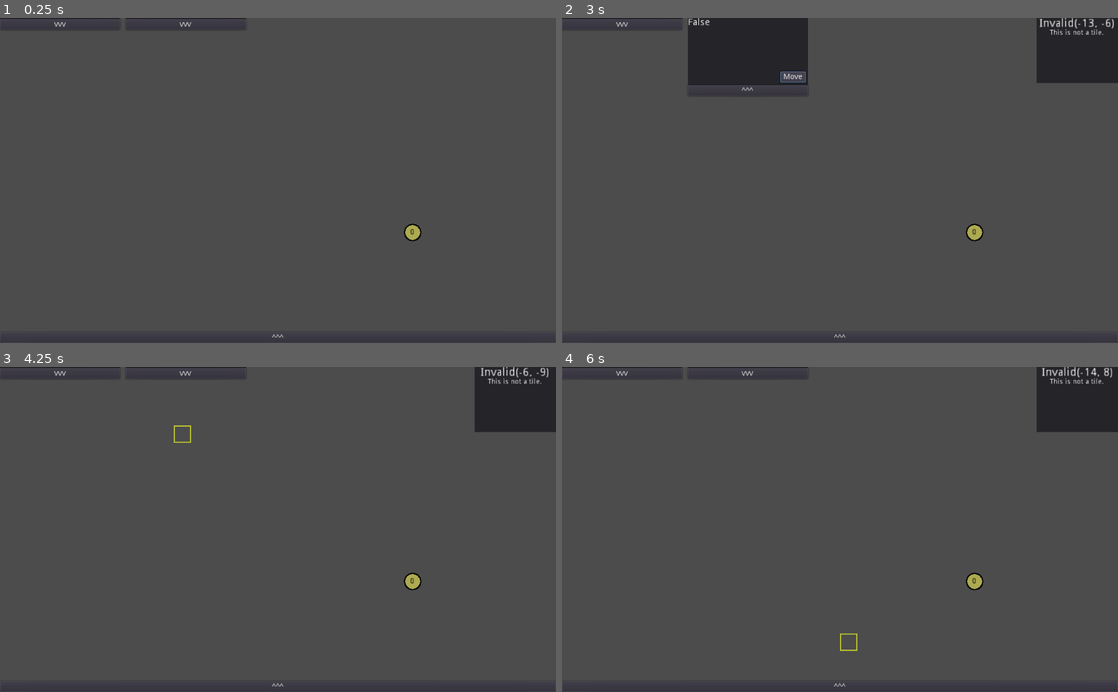
Above: before the commit, frames 1-4 (two rows, left to right).
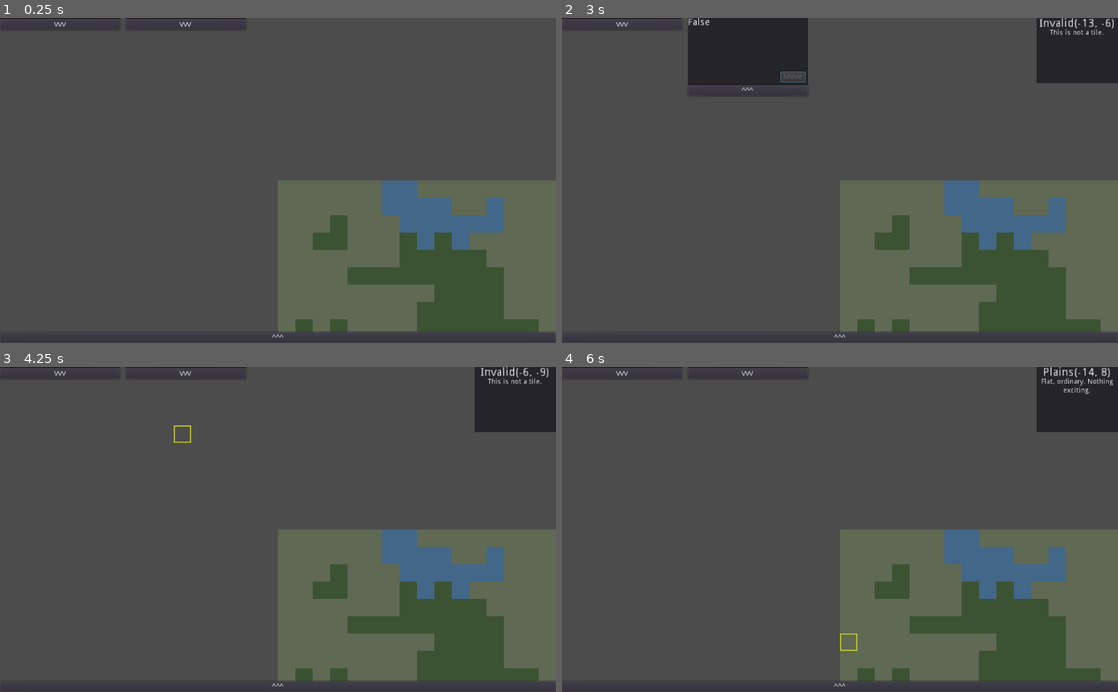
Above: after the commit, the same moments.

Repository: Nore5515/literate-barnacle
Game: Godot game, scene res://Scenes/Main.tscn
Two runs of this game, one before a commit and one after it. Both use one fixed random seed, a clock stepped at 60 frames per second and the inputs below.
Inputs (mouse positions are in pixels of both pictures, inside the frame that each line leads up to):
- Up to frame 1 (0.25 s): no input
- Up to frame 2 (3 s): click "vvv" at 0.5 s; click "^^^" at 1.25 s; click "vvv" at 2 s; click (795, 76) at 2.75 s, where only the run before the commit has a clickable "Move"
- Up to frame 3 (4.25 s): click "^^^" at 3.5 s
- Up to frame 4 (6 s): click "^^^" at 4.25 s; click "End Turn" at 5 s; click "vvv" at 5.75 s

The runs differ from the first frame. In frame 1, 23% of the frame differs, in the area x 50-100%, y 50-97%; in frame 2, 23%; in frame 3, 23%; in frame 4, 23%, in the area x 50-100%, y 0-97%.

Commit message:
unit moving done
dear god need to break it up

Diff:
--- a/Scenes/CanvasLayer.gd
+++ b/Scenes/CanvasLayer.gd
@@ -4,6 +4,7 @@
 var econPanelHidden = true
 var unitPanelHidden = true
 var controlPanelHidden = false
+
 
 
 func updateDetails(title, desc):
@@ -76,7 +77,23 @@
 		$ControlPanel/BuyFlierButton.disabled = true
 		$ControlPanel/BuyInfButton.disabled = true
 
-##############
+# GIVE CITY TYPE
+# IF CITY TYPE == "" THEN DISABLE ALL UNIT BUTTONS
+# OTHERWISE SET BUTTONS BASED ON TYPE
+######################################
+# "Woods" - Inf and Fliers
+# "Plains" - Inf
+######################################
+func unitButtonsAdjust(cityType: String) -> void:
+	if cityType == "":
+		$ControlPanel/BuyFlierButton.disabled = true
+		$ControlPanel/BuyInfButton.disabled = true
+	elif cityType == "Woods":
+		$ControlPanel/BuyFlierButton.disabled = false
+		$ControlPanel/BuyInfButton.disabled = false
+	elif cityType == "Plains":
+		$ControlPanel/BuyFlierButton.disabled = true
+		$ControlPanel/BuyInfButton.disabled = false
 
 
 func _on_EndTurnButton_pressed():
@@ -114,7 +131,5 @@
 	$UnitPanel/UnitButton.text = "vvv"
 
 
-
-
 func _on_UnitMoveButton_pressed():
-	pass # Replace with function body.
+	get_parent().moveUnitPressed()
--- a/Scenes/Grid.gd
+++ b/Scenes/Grid.gd
@@ -123,9 +123,9 @@
 		terrainRow = []
 		for x in range (size.x):
 			roll = rand_range(0,100)
-			if roll < 10:
+			if roll < 2:
 				terrainRow.append("Forest")
-			elif roll < 12 + noWaterLuck:
+			elif roll < 3 + noWaterLuck:
 				terrainRow.append("Water")
 				noWater = false
 				noWaterLuck = 0
@@ -147,7 +147,7 @@
 		for x in range (array[0].size()):
 			if array[y][x] != "Nada":
 				if array[y][x] == "Forest":
-					callSpreadUntilExhausted(Vector2(x,y), array, 20)
+					callSpreadUntilExhausted(Vector2(x,y), array, 10)
 				elif array[y][x] == "Water":
 					callSpreadUntilExhausted(Vector2(x,y), array, 10)
 			else:
--- a/Scenes/Main.gd
+++ b/Scenes/Main.gd
@@ -14,7 +14,7 @@
 	"Inf": {
 		"type": "Inf",
 		"hp": 1,
-		"move": 1,
+		"move": 2,
 		"cost": 4,
 		"special": []
 	}
@@ -32,6 +32,8 @@
 
 # Units
 var stacks = []
+var movingStack = false
+var savedStack
 
 # Other
 var mousingOverControl = false
@@ -77,10 +79,48 @@
 	var u = load("res://Scripts/Unit.gd").new()
 	u.type = "Inf"
 	u.randomizeID()
+	$Grid.genTerrainInSquare(Vector2(30,30))
 
 
 
 ### OTHER
+
+
+# Begin moving unit.
+func moveUnitPressed() -> void:
+	#print ("Move Unit Pressed...")
+	if savedStack == null:
+		#print ("Saving Stack.")
+		if isSelectingTileWithStack():
+			savedStack = getSelectedStack()
+			movingStack = true
+			$CanvasLayer/MovingUnitLabel.visible = true
+			$CanvasLayer/UnitPanel/UnitMoveButton.disabled = true
+	else:
+		#print ("Moving and Clearing Stack.")
+		moveStackToSelected(savedStack)
+		$CanvasLayer/UnitPanel/UnitMoveButton.disabled = true
+		movingStack = false
+		$CanvasLayer/MovingUnitLabel.visible = false
+		savedStack = null
+	$CanvasLayer.updateUnitDetails()
+
+# Moves the given stack to the currently highlighted tile
+# If there is a friendly stack on the tile, merge
+func moveStackToSelected(stack) -> bool:
+	#print ("MOVE STACK TO SELECTED")
+	if stacks.has(stack):
+		if isSelectingTileWithStack():
+			stacks.erase(stack)
+			getSelectedStack().absorbStack(stack)
+		var loc = getHighlightedTileLoc()
+		stack.moveDistance(getStackDistanceTo(stack, loc))
+		stack.location = loc
+		stack.position = $Grid.map_to_world(loc)
+		return true
+	else:
+		return false
+	$CanvasLayer.updateUnitDetails()
 
 # PRE: You are selecting a tile that does not have a stack on it.
 # POST: There is now an empty stack on that tile.
@@ -117,6 +157,35 @@
 		$CanvasLayer.updateDetails("Invalid", "This is not a tile.")
 
 
+func canSavedStackMoveToSelected() -> bool:
+	var rangeCheck = false
+	var terrainCheck = false
+
+	var loc = getHighlightedTileLoc()
+	var slowestMove = savedStack.slowestMove
+
+	var distanceTo = getStackDistanceTo(savedStack, loc)
+	if distanceTo <= slowestMove:
+		rangeCheck = true
+
+	var tile = $Grid.get_cellv(loc)
+	if tile >= 0:
+		if savedStack.canStackFly():
+			terrainCheck = true
+		else:
+			if tile != 1:
+				terrainCheck = true
+
+	if rangeCheck && terrainCheck:
+		#print ("YES")
+		return true
+	#print ("NO")
+	return false
+
+
+func getStackDistanceTo(stack, loc) -> float:
+	return loc.distance_to(stack.location)
+
 
 func _input(event):
 	if event.is_action_pressed("click"):
@@ -124,31 +193,49 @@
 			var response = $Grid.getTileAtPos(get_global_mouse_position())
 			updateDetails(response)
 			$Grid.placeHighlightAtPos(get_global_mouse_position())
-			$CanvasLayer.updateUnitDetails()
-
-			if getSelectedStack() != null:
-				print (getSelectedStack())
+
+			if isSelectingTileWithStack():
+				$CanvasLayer.updateUnitDetails()
+
+			if !movingStack:
+				$CanvasLayer.updateUnitDetails()
+
+				if isSelectingTileWithStack():
+					$CanvasLayer/UnitPanel/UnitMoveButton.disabled = false
+				else:
+					$CanvasLayer/UnitPanel/UnitMoveButton.disabled = true
+
+
 			else:
-				print ("No stack")
+				$CanvasLayer/UnitPanel/UnitMoveButton.disabled = !canSavedStackMoveToSelected()
 
 			if isSelectingCity():
-				$CanvasLayer.unitButtonToggle(true)
+				if response == 0:
+					$CanvasLayer.unitButtonsAdjust("Plains")
+				elif response == 2:
+					$CanvasLayer.unitButtonsAdjust("Woods")
+				else:
+					assert("ERR; INVALID CITY TYPE SELECTED", true)
 			else:
-				$CanvasLayer.unitButtonToggle(false)
+				$CanvasLayer.unitButtonsAdjust("")
 
 
 
 	if event.is_action_pressed("esc"):
 		$CanvasLayer/DetailPanel.visible = false
 		$Highlight.visible = false
-		$Grid.genTerrainInSquare(Vector2(10,10))
-
+		movingStack = false
+		savedStack = null
+		$CanvasLayer/MovingUnitLabel.visible = false
+		#$Grid.genTerrainInSquare(Vector2(30,30))
 
 
 func endTurn():
 	treasury += income
 	treasury -= expenses
 	updateAll()
+	for stack in stacks:
+		stack.endTurn()
 
 
 func updateAll():
@@ -162,6 +249,7 @@
 func billTreasury(amount):
 	if treasury >= amount:
 		treasury -= amount
+		$CanvasLayer.updateEconDetails()
 		return true
 	else:
 		return false
@@ -182,24 +270,25 @@
 	return false
 
 
-
-
-
-
-
 # Add an inf unit to the selected stack
 # If no stacks present create an empty stack and add 1 inf
 func _on_BuyInfButton_pressed():
-	#if isSelectingTileWithStack():
-		#print ("STACK")
-	if !isSelectingTileWithStack():
-		addEmptyStackToSelected()
-	if getSelectedStack() != null:
-		getSelectedStack().addUnitByRef(unitRef["Inf"])
-	$CanvasLayer.updateUnitDetails()
-
+	if billTreasury(unitRef["Inf"].cost):
+		if !isSelectingTileWithStack():
+			addEmptyStackToSelected()
+		if getSelectedStack() != null:
+			getSelectedStack().addUnitByRef(unitRef["Inf"])
+		$CanvasLayer.updateUnitDetails()
+
+# Add a Flier unit to the selected stack
+# If no stacks present create an empty stack and add 1 Flier
 func _on_BuyFlierButton_pressed():
-	pass # Replace with function body.
+	if billTreasury(unitRef["Flier"].cost):
+		if !isSelectingTileWithStack():
+			addEmptyStackToSelected()
+		if getSelectedStack() != null:
+			getSelectedStack().addUnitByRef(unitRef["Flier"])
+		$CanvasLayer.updateUnitDetails()
 
 
 func _on_UnitPanel_mouse_entered():
--- a/Scenes/Main.tscn
+++ b/Scenes/Main.tscn
@@ -9,7 +9,6 @@
 [ext_resource path="res://Scenes/CanvasLayer.gd" type="Script" id=7]
 [ext_resource path="res://Assets/Highlight.png" type="Texture" id=8]
 [ext_resource path="res://Assets/city.png" type="Texture" id=9]
-[ext_resource path="res://Scenes/UnitStack.tscn" type="PackedScene" id=10]
 
 [sub_resource type="TileSet" id=1]
 0/name = "plains.png 0"
@@ -198,6 +197,9 @@
 margin_bottom = 118.792
 mouse_filter = 1
 text = "Move"
+__meta__ = {
+"_edit_use_anchors_": false
+}
 
 [node name="ControlPanel" type="Panel" parent="CanvasLayer"]
 anchor_top = 1.0
@@ -259,6 +261,16 @@
 rect_scale = Vector2( 1.64424, 1.64424 )
 mouse_filter = 1
 text = "Buy Flier"
+__meta__ = {
+"_edit_use_anchors_": false
+}
+
+[node name="MovingUnitLabel" type="Label" parent="CanvasLayer"]
+visible = false
+margin_top = 219.124
+margin_right = 40.0
+margin_bottom = 233.124
+text = "Moving Unit!"
 __meta__ = {
 "_edit_use_anchors_": false
 }
@@ -268,9 +280,6 @@
 position = Vector2( 336.103, 107.685 )
 texture = ExtResource( 8 )
 centered = false
-
-[node name="UnitStack" parent="." instance=ExtResource( 10 )]
-position = Vector2( 232.296, 79.5769 )
 [connection signal="pressed" from="CanvasLayer/EconPanel/EconButton" to="CanvasLayer" method="_on_EconButton_pressed"]
 [connection signal="mouse_entered" from="CanvasLayer/UnitPanel" to="." method="_on_UnitPanel_mouse_entered"]
 [connection signal="mouse_exited" from="CanvasLayer/UnitPanel" to="." method="_on_UnitPanel_mouse_exited"]
--- a/Scenes/UnitStack.gd
+++ b/Scenes/UnitStack.gd
@@ -22,8 +22,8 @@
 func getDetails() -> String:
 	updateStats()
 	var txt = ""
-	txt += "STACK of " + String(units.size())
-	txt += "\nSlowest Move: " + String(slowestMove)
+	txt += "Stack of " + String(units.size())
+	txt += "\nSlowest Move: " + String(stepify(slowestMove, 0.01))
 	txt += "\n" + getFormattedUnits()
 	return txt
 
@@ -50,11 +50,21 @@
 		txt += String(unit.type) + ","
 	return txt
 
+func canStackFly() -> bool:
+	for unit in units:
+		if !unit.special.has("flying"):
+			return false
+	return true
 
 
 ### OTHER ###
 func updateStats():
 	updateMove()
+	updateCount()
+
+
+func updateCount():
+	$Amount.text = String(units.size())
 
 func updateMove():
 	for unit in units:
@@ -63,3 +73,27 @@
 		else:
 			if unit.currentMove < slowestMove:
 				slowestMove = unit.currentMove
+
+func endTurn():
+	#print ("END TURN")
+	slowestMove = -1
+	for unit in units:
+		unit.currentHP = unit.maxHP
+		unit.currentMove = unit.maxMove
+		#print (unit.currentMove)
+	updateStats()
+
+func moveDistance(dist):
+	#print ("Moving distance ", dist)
+	for unit in units:
+		if unit.currentMove >= dist:
+			unit.currentMove -= dist
+		else:
+			assert ("ERR; MOVE FURTHER THAN CURRENT MOVE", true)
+	updateStats()
+
+func absorbStack(otherStack):
+	for otherUnit in otherStack.units:
+		units.append(otherUnit)
+	otherStack.queue_free()
+	updateStats()
Not shown: 1 places in Scenes/Main.tscn that only renumber resources
